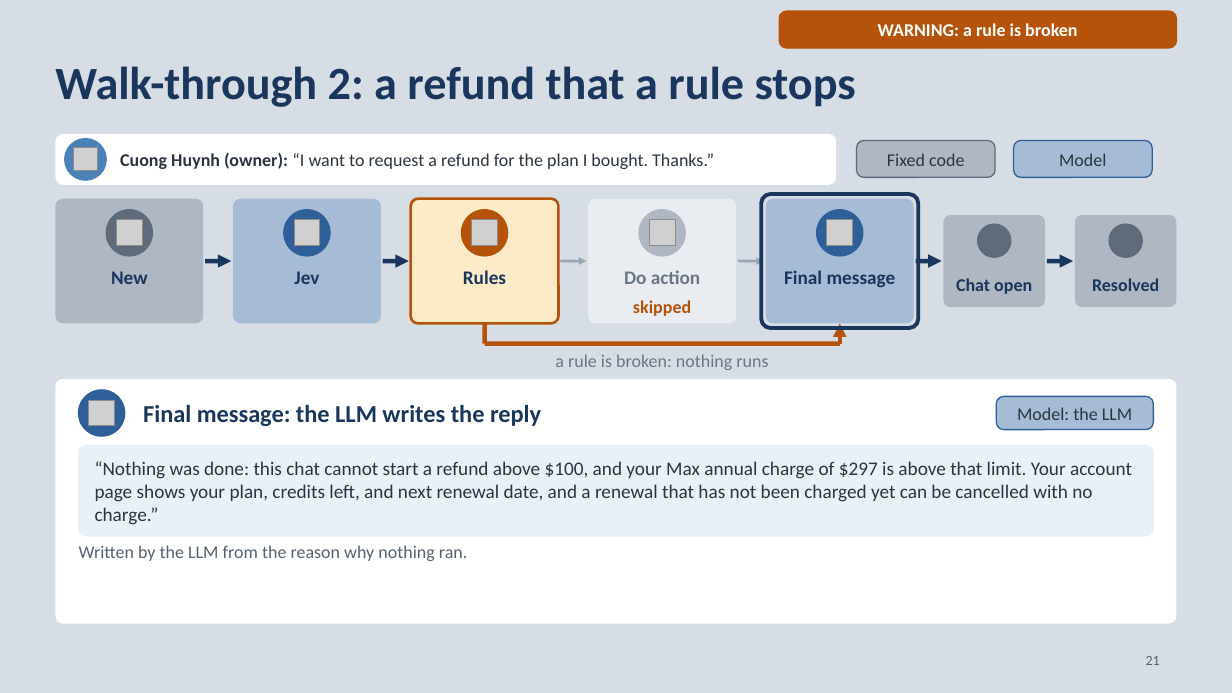
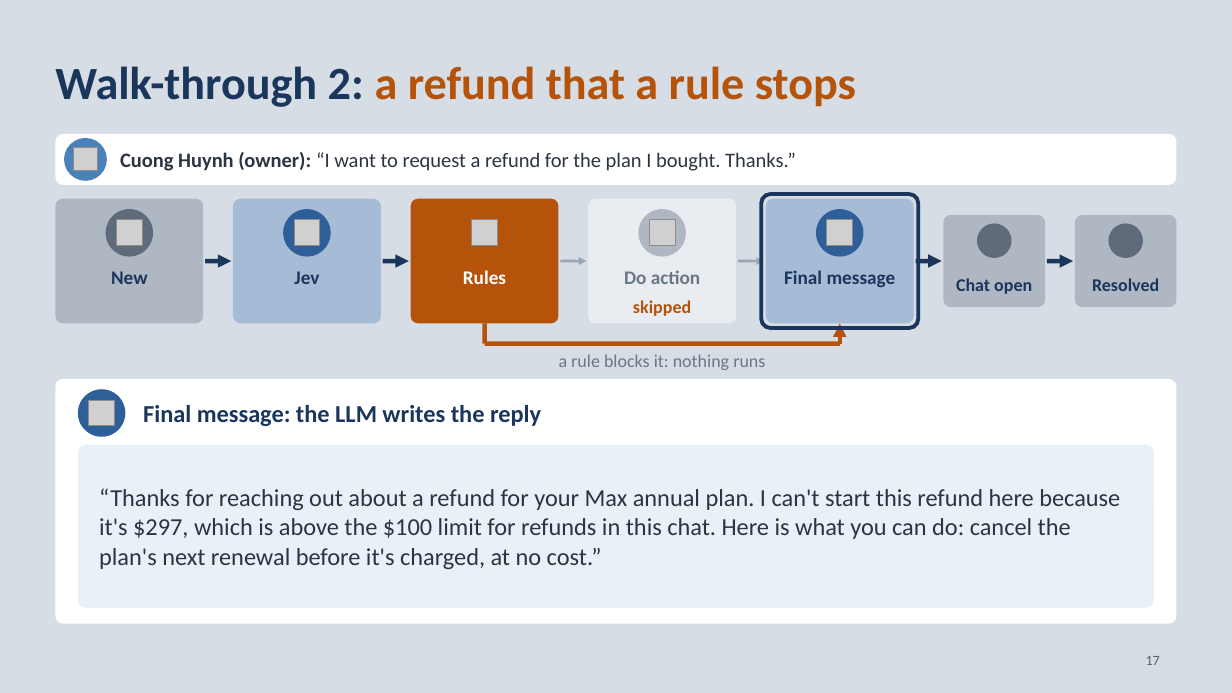
Before and after one commit to neilonthesky/english-presentation, a slide deck: slide 17 of slides/deck.pptx (slide 21 before the commit). Drawn at 1232x693 pixels with LibreOffice and Linux fonts; fonts in the diff are those of the drawing; grey boxes stand for pictures; background and template pictures are left out. Boxes give left, top, right and bottom in pixels: in the first picture for what was removed or moved away, otherwise in the second. Text is boxed around its words. In the diff, an @@ line names an element or a change of style, - is before the commit and + after.

```diff
--- a/slides/deck.pptx
+++ b/slides/deck.pptx
@@ rounded rectangle removed at (779,11,1177,48) @@
-WARNING: a rule is broken
@@ text "Walk-through 2: a refund that ..." at (55,66,856,107): text colour #1B365D to #B45309 in "a refund that a rule stops" @@
@@ rounded rectangle: place and size @@
-rounded rectangle at (55,134,836,185)
+rounded rectangle at (55,134,1177,185)
@@ text "Cuong Huynh (owner): “I want ..." at (120,152,796,171): size 14 to 16 pt @@
@@ rounded rectangle removed at (857,140,995,177) @@
-Fixed code
@@ rounded rectangle removed at (1014,140,1153,177) @@
-Model
@@ rounded rectangle at (410,199,558,323): fill #FDEBC8 to #B45309; outline #B45309 2 pt to none @@
@@ text "Rules" at (463,270,506,284): text colour #1B365D to #FFFFFF @@
@@ text at (559,354,765,370): text changed @@
-a rule is broken: nothing runs
+a rule blocks it: nothing runs
@@ rounded rectangle removed at (996,396,1153,430) @@
-Model: the LLM
@@ rounded rectangle "“Thanks for reaching out about ...": place and size @@
-rounded rectangle "“Thanks for reaching out about ..." at (79,445,1153,536)
+rounded rectangle "“Thanks for reaching out about ..." at (79,445,1153,607)
@@ rounded rectangle "“Thanks for reaching out about ..." at (79,445,1153,607): proportions changed @@
@@ text in rounded rectangle at (99,488,1120,569): text changed; size 15 to 19 pt @@
-“Nothing was done: this chat cannot start a refund above $100, and your Max annual charge of $297 is above that limit. Your account page shows your plan, credits left, and next renewal date, and a renewal that has not been charged yet can be cancelled with no charge.”
+“Thanks for reaching out about a refund for your Max annual plan. I can't start this refund here because it's $297, which is above the $100 limit for refunds in this chat. Here is what you can do: cancel the plan's next renewal before it's charged, at no cost.”
@@ text removed at (79,545,468,561) @@
-Written by the LLM from the reason why nothing ran.
@@ page number at (1146,656,1160,665): text changed @@
-21
+17
```
Also in this commit, not shown: 18 other slides changed, 1 slide added, 5 slides removed, 9 other files.
